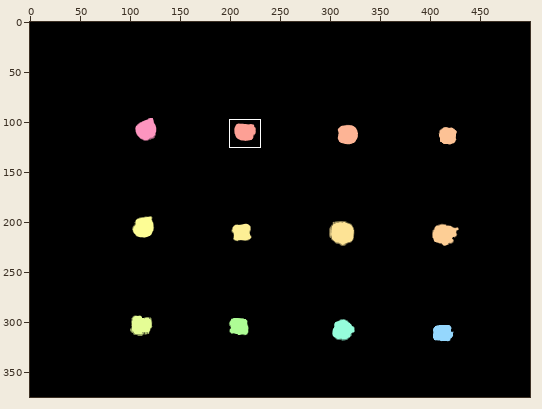
Sprite sheet, stored at test/Annotations/video1/00000.png. Above: a wide view before the commit, with the close-up outlined.
Close-up. First the earlier version:
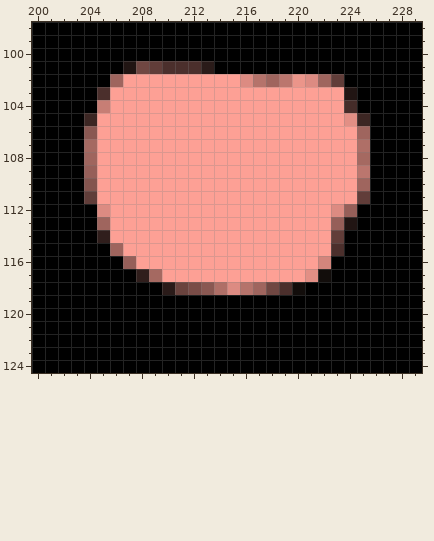
The file is 500x375 pixels. Colours within 5 levels of each other are drawn and written as one. Shown: x 200..229, y 98..124. The commit also changed other parts of the picture, which this record leaves out.
And afterwards:
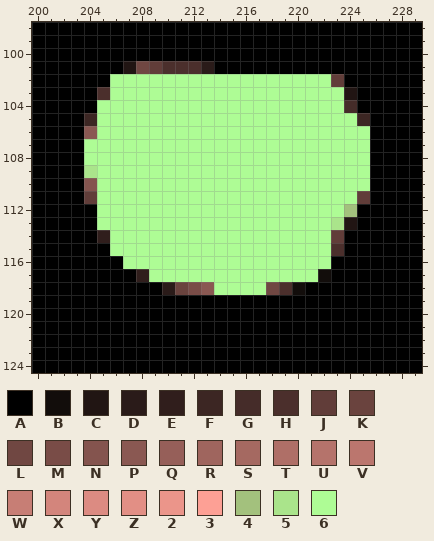
Palette (. is transparent): A #000000  B #120d0b  C #211513  D #2a1b19  E #301e1c  F #3c2623  G #452c29  H #4b2f2c  J #613d39  K #6a433e  L #704742  M #794c47  N #84544e  P #8a5852  Q #965f59  R #9f655e  S #a56961  T #af6f67  U #b5736b  V #bb766e  W #c77e75  X #d3857c  Y #dc8b82  Z #e28f85  2 #eb958a  3 #fda095  4 #a3c17d  5 #aae48b  6 #aefc95
Changes in this commit:
y 102: x 206..222 R333333333YURV2YR -> 66666666666666666
y 103: x 206..223 333333333333333333 -> 666666666666666666
y 104: x 205..223 W333333333333333333 -> 6666666666666666666
y 105: x 205..224 3333333333333333333Z -> 66666666666666666666
y 106: x 205..225 33333333333333333333R -> 666666666666666666666
y 107: x 204..225 S33333333333333333333T -> 6666666666666666666666
y 108: x 204..225 R33333333333333333333S -> 6666666666666666666666
y 109: x 204..225 Q33333333333333333333V -> 5666666666666666666666
y 110: x 205..225 33333333333333333333R -> 666666666666666666666
y 111: x 205..224 33333333333333333333 -> 66666666666666666666
y 112: x 205..224 Y33333333333333333YQ -> 66666666666666666664
y 113: x 205..223 R33333333333333333Q -> 6666666666666666665
y 114: x 206..222 33333333333333333 -> 66666666666666666
y 115: x 206..222 R3333333333333333 -> 66666666666666666
y 116: x 207..222 Q33333333333333X -> 6666666666666666
y 117: x 209..221 S33333333333Z -> 6666666666666
y 118: x 214..217 TYUR -> 6666
Pixel boxes of the changes (left, top, right, bottom) in both close-ups:
changed: (84, 74, 370, 295)
